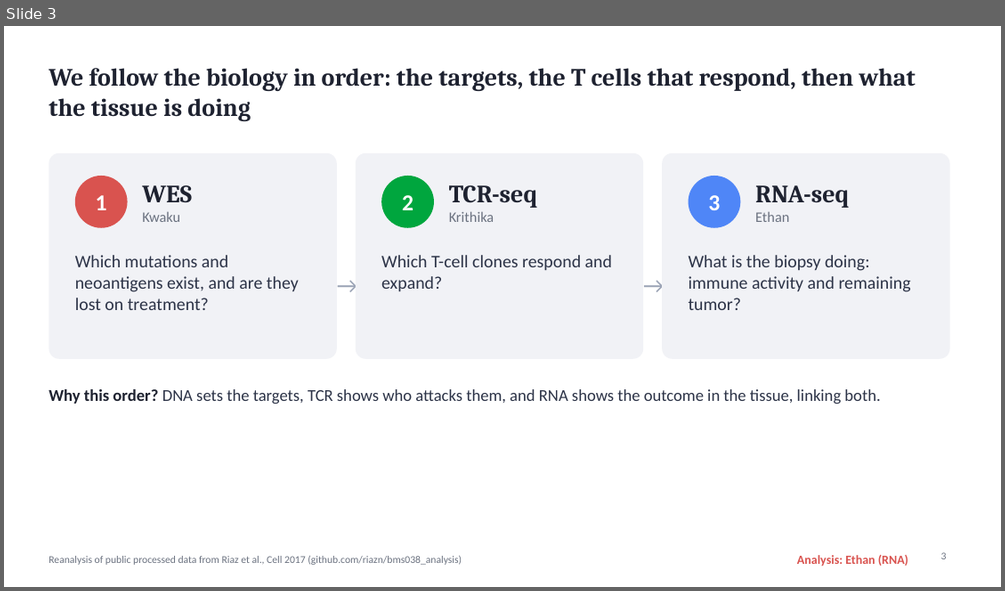
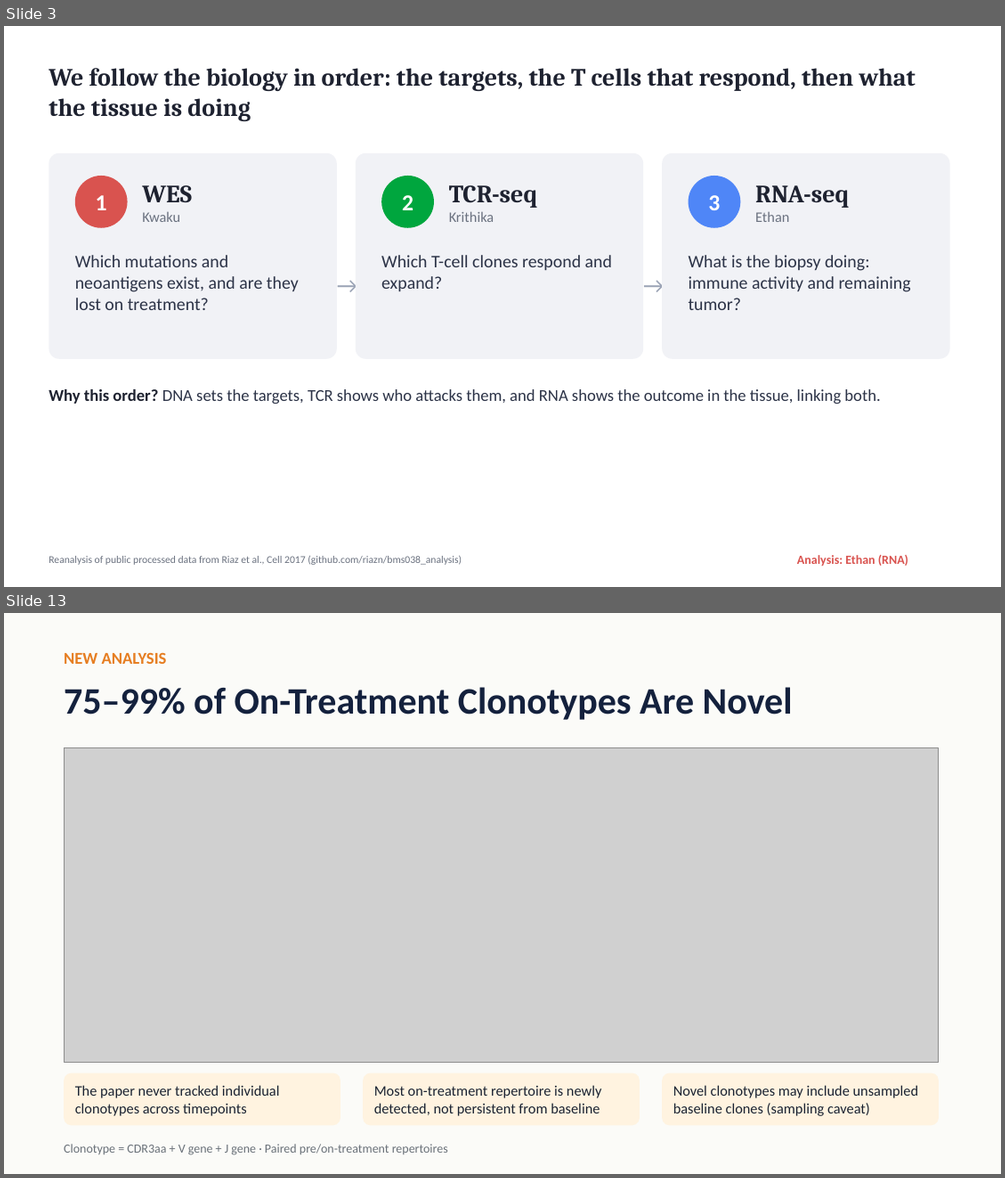
Before and after one commit to linethan04/Immunology-Final-Project, a slide deck: RNA_Ethan/slides/RNA_10slides_Ethan.pptx. Shown one above the other, each under a label of ours: slide 3 before the commit, slides 3 and 13 after it; the slides between them are not shown. The pictures are 1005x591 and 1005x1178 pixels, drawn with LibreOffice and Linux fonts; fonts in the diff are those of the drawing; grey boxes stand for pictures. Boxes give left, top, right and bottom in pixels: in the first picture for what was removed or moved away, otherwise in the second. Text is boxed around its words. In the diff, an @@ line names an element or a change of style, - is before the commit and + after.

```diff
--- a/RNA_Ethan/slides/RNA_10slides_Ethan.pptx
+++ b/RNA_Ethan/slides/RNA_10slides_Ethan.pptx
@@ slide 13 added at (x1=4, y1=613, x2=1001, y2=1174), background #FBFBF8 @@
@@ text added at (x1=64, y1=652, x2=167, y2=664), 16 pt, text #E67E22, bold @@
+NEW ANALYSIS
@@ text added at (x1=64, y1=687, x2=793, y2=720), 36 pt, text #14213D, bold @@
+75–99% of On-Treatment Clonotypes Are Novel
@@ picture added at (x1=64, y1=747, x2=938, y2=1062) @@
@@ rounded rectangle added at (x1=64, y1=1073, x2=340, y2=1126), fill #FFF3E0 @@
@@ text added at (x1=75, y1=1085, x2=280, y2=1116), 14 pt, text #1A2332 @@
+The paper never tracked individual clonotypes across timepoints
@@ rounded rectangle added at (x1=363, y1=1073, x2=639, y2=1126), fill #FFF3E0 @@
@@ text added at (x1=374, y1=1085, x2=601, y2=1116), 14 pt, text #1A2332 @@
+Most on-treatment repertoire is newly detected, not persistent from baseline
@@ rounded rectangle added at (x1=662, y1=1073, x2=938, y2=1126), fill #FFF3E0 @@
@@ text added at (x1=673, y1=1085, x2=919, y2=1116), 14 pt, text #1A2332 @@
+Novel clonotypes may include unsampled baseline clones (sampling caveat)
@@ text added at (x1=64, y1=1143, x2=448, y2=1155), 12 pt, text #6A7179 @@
+Clonotype = CDR3aa + V gene + J gene · Paired pre/on-treatment repertoires
@@ slide 3 changed as well @@
@@ page number removed at (x1=941, y1=552, x2=947, y2=559) @@
-3
```
Also in this commit, not shown: 8 other slides changed, 17 other slides added, 1 slide removed, 5 other files.
